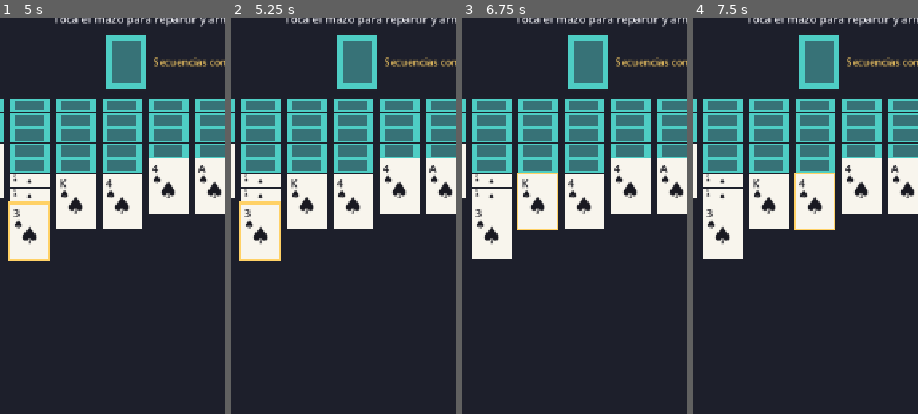
Above: before the commit, frames 1-4 (left to right).
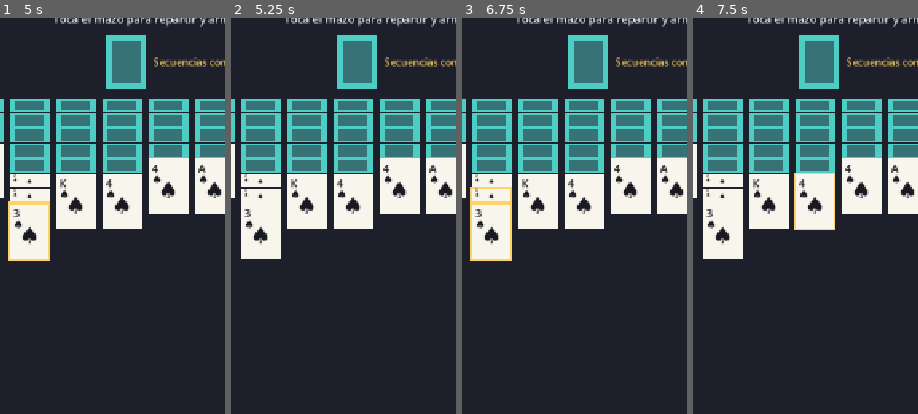
Above: after the commit, the same moments.

Repository: jfrodriguezva/Arcade
Game: Godot game, scene res://games/board/spider_solitaire/spider_solitaire.tscn
Two runs of this game, one before a commit and one after it. Both use one fixed random seed, a clock stepped at 60 frames per second and the inputs below. This scene is started directly instead of the project's main scene.
Inputs (mouse positions are % of the whole screen's width and height, from its top left):
- Up to frame 1 (5 s): click (7, 29) at 0.52 s; click (18, 29) at 1.27 s; click (7, 27) at 2.02 s; click (18, 31) at 2.77 s; click (7, 25) at 3.52 s; click (18, 33) at 4.27 s
- Up to frame 2 (5.25 s): click (18, 27) at 5.02 s
- Up to frame 3 (6.75 s): click (28, 29) at 5.77 s; click (18, 28) at 6.52 s
- Up to frame 4 (7.5 s): click (38, 29) at 7.27 s
The pictures show only the part of the screen within x 11-61%, y 6-56%; the shares and areas given below are measured in that part.

Frame 1 is identical in both runs. In frame 2, 0.5% of the frame differs, in the area x 3-23%, y 46-62%; in frame 3, 0.9%, in the area x 3-43%, y 39-62%; in frame 4, nothing differs.

Commit message:
Revisión de Bingo/Conecta 4/Memorama/Solitario Araña: arrastre de secuencias en Araña
Revisé a fondo los 4 juegos que agregaste en el editor, con la misma
vara de fidelidad que el resto de la colección:

- Bingo: 75 bolas, rangos B-I-N-G-O correctos, centro libre, líneas
  de 5. Sin bugs encontrados, ya estaba sólido.
- Conecta 4: ya se había corregido el bug de botones (sesión previa).
  Minimax con poda alfa-beta en difícil, sin problemas adicionales.
- Memorama: IA con memoria real (recuerda cartas vistas, probabilidad
  de recordar según dificultad) y el orden turno→redibujo ya estaba
  bien (a diferencia de Conecta 4). Sin bugs encontrados.
- Solitario Araña: tenía la mecánica reducida a "solo se mueve la
  carta de hasta arriba", cuando lo que define al Spider real es
  poder arrastrar una secuencia ordenada y consecutiva completa (p.
  ej. 8-7-6) de un jalón. Se agrega esa mecánica: cualquier carta
  boca arriba que forme parte de una corrida válida hasta la carta
  superior ahora se puede tocar para levantar todo el grupo.

Verificado con tests headless dedicados para Solitario Araña (detecta
correctamente dónde empieza una secuencia movible, mueve el grupo
completo preservando el orden, voltea la carta recién expuesta, y una
secuencia K-A se completa sola al aterrizar un grupo) más regresión
completa de las 30 escenas.

Co-Authored-By: Claude Sonnet 5 <noreply@anthropic.com>

Diff:
--- a/games/board/spider_solitaire/spider_solitaire.gd
+++ b/games/board/spider_solitaire/spider_solitaire.gd
@@ -1,8 +1,8 @@
 extends Control
 ## Solitario Araña (Spider), variante de 1 palo (la más sencilla): 104
-## cartas de picas, 10 columnas. Igual que el Solitario Klondike de esta
-## colección, solo se puede tomar y mover la carta de hasta arriba de
-## cada columna (no arrastrar secuencias completas).
+## cartas de picas, 10 columnas. Se puede arrastrar tanto una carta suelta
+## como un grupo ordenado y consecutivo completo (p. ej. 8-7-6 del mismo
+## palo) de una sola vez, como en el Spider real.
 
 const GAME_ID := "spider_solitaire"
 const SUIT := "♠"
@@ -12,10 +12,9 @@
 const HELP_TEXT := "Objetivo: formar 8 secuencias completas de Rey a As (mismo palo) para ganar.
 
 - Toca el mazo (arriba a la izquierda) para repartir una carta nueva a cada una de las 10 columnas (no puedes repartir si alguna columna está vacía).
-- Toca la carta de hasta arriba de una columna para seleccionarla (queda con borde amarillo).
-- Toca otra columna para moverla ahí, si su carta superior es exactamente un número más alta (por ejemplo, un 5 sobre un 6), o si esa columna está vacía.
-- Cuando completas una secuencia K,Q,J,10...A de arriba hacia abajo en una columna, se retira sola y suma a tu contador.
-- Solo se mueve la carta superior de cada pila (versión simplificada, sin arrastrar secuencias)."
+- Toca una carta boca arriba para seleccionarla (queda con borde amarillo) — si forma parte de una secuencia ordenada y consecutiva hasta la carta de hasta arriba, se selecciona el grupo completo, no solo una carta.
+- Toca otra columna para mover ahí la carta (o el grupo) seleccionado, si la carta superior de esa columna es exactamente un número más alta que la primera carta del grupo, o si esa columna está vacía.
+- Cuando completas una secuencia K,Q,J,10...A de arriba hacia abajo en una columna, se retira sola y suma a tu contador."
 
 var stock: Array = []
 var tableau: Array = []
@@ -153,32 +152,60 @@
 			var placeholder := _make_card_button()
 			_render_empty(placeholder, "")
 			placeholder.position = Vector2.ZERO
-			placeholder.pressed.connect(_on_tableau_pressed.bind(col))
+			placeholder.pressed.connect(_on_tableau_pressed.bind(col, -1))
 			container.add_child(placeholder)
 			continue
+
+		# Cualquier carta boca arriba que forme parte del grupo ordenado y
+		# consecutivo que llega hasta la carta de hasta arriba se puede
+		# tocar para levantar ella y todo lo que tiene encima, no solo la
+		# última carta — así se pueden arrastrar secuencias completas.
+		var seq_start: int = _movable_sequence_start(pile)
+		var sel_col: int = selected.get("col", -1)
+		var sel_index: int = selected.get("index", -1)
 
 		for i in range(pile.size()):
 			var y := i * 24
 			var card: Dictionary = pile[i]
-			if i == pile.size() - 1:
+			var is_top: bool = i == pile.size() - 1
+			var movable: bool = card["up"] and i >= seq_start
+			var is_selected: bool = sel_col == col and sel_index >= 0 and i >= sel_index
+
+			if is_top:
 				var btn := _make_card_button()
-				var is_selected: bool = selected.get("col", -1) == col
 				btn.disabled = false
 				btn.set_card(card["rank"], card["suit"], true)
 				btn.set_highlighted(is_selected)
 				btn.position = Vector2(0, y)
-				btn.pressed.connect(_on_tableau_pressed.bind(col))
+				btn.pressed.connect(_on_tableau_pressed.bind(col, i))
 				container.add_child(btn)
 			else:
 				var strip := PlayingCard.new()
 				strip.custom_minimum_size = Vector2(64, 24)
-				strip.disabled = true
 				if card["up"]:
 					strip.set_card(card["rank"], card["suit"], true)
 				else:
 					strip.set_card(0, SUIT, false)
+				strip.set_highlighted(is_selected)
 				strip.position = Vector2(0, y)
+				if movable:
+					strip.disabled = false
+					strip.pressed.connect(_on_tableau_pressed.bind(col, i))
+				else:
+					strip.disabled = true
 				container.add_child(strip)
+
+
+func _movable_sequence_start(pile: Array) -> int:
+	## Índice más chico tal que pile[índice..fin] es una corrida boca-arriba
+	## ordenada y consecutiva hacia abajo (p. ej. 8,7,6) — el grupo completo
+	## que se puede levantar de un jalón desde la carta de hasta arriba.
+	if pile.is_empty():
+		return 0
+	var s: int = pile.size() - 1
+	while s > 0 and pile[s]["up"] and pile[s - 1]["up"] and pile[s - 1]["rank"] == pile[s]["rank"] + 1:
+		s -= 1
+	return s
 
 
 func _render_empty(card_view: PlayingCard, hint: String) -> void:
@@ -211,15 +238,15 @@
 	_check_win()
 
 
-func _on_tableau_pressed(col: int) -> void:
+func _on_tableau_pressed(col: int, index: int) -> void:
 	if game_over:
 		return
 	var pile: Array = tableau[col]
 
 	if selected.is_empty():
-		if pile.is_empty():
+		if index < 0:
 			return
-		selected = {"col": col}
+		selected = {"col": col, "index": index}
 		_redraw_all()
 		return
 
@@ -229,31 +256,36 @@
 		_redraw_all()
 		return
 
+	var src_index: int = selected["index"]
 	var src_pile: Array = tableau[src_col]
-	if src_pile.is_empty():
+	if src_index >= src_pile.size():
 		selected = {}
 		_redraw_all()
 		return
-	var card: Dictionary = src_pile.back()
+	var lead_card: Dictionary = src_pile[src_index]
 
 	var can_place := false
 	if pile.is_empty():
 		can_place = true
 	else:
 		var top: Dictionary = pile.back()
-		can_place = top["rank"] == card["rank"] + 1
+		can_place = top["rank"] == lead_card["rank"] + 1
 
 	if can_place:
-		src_pile.pop_back()
+		# Se mueve el grupo completo desde src_index hasta el final,
+		# manteniendo el orden, no solo la carta de hasta arriba.
+		var moving: Array = src_pile.slice(src_index, src_pile.size())
+		src_pile.resize(src_index)
 		if not src_pile.is_empty() and not src_pile.back()["up"]:
 			src_pile.back()["up"] = true
-		tableau[col].append(card)
+		for c: Dictionary in moving:
+			tableau[col].append(c)
 		selected = {}
 		_check_completed(col)
 		_redraw_all()
 		_check_win()
-	elif not pile.is_empty():
-		selected = {"col": col}
+	elif index >= 0:
+		selected = {"col": col, "index": index}
 		_redraw_all()
 	else:
 		selected = {}
